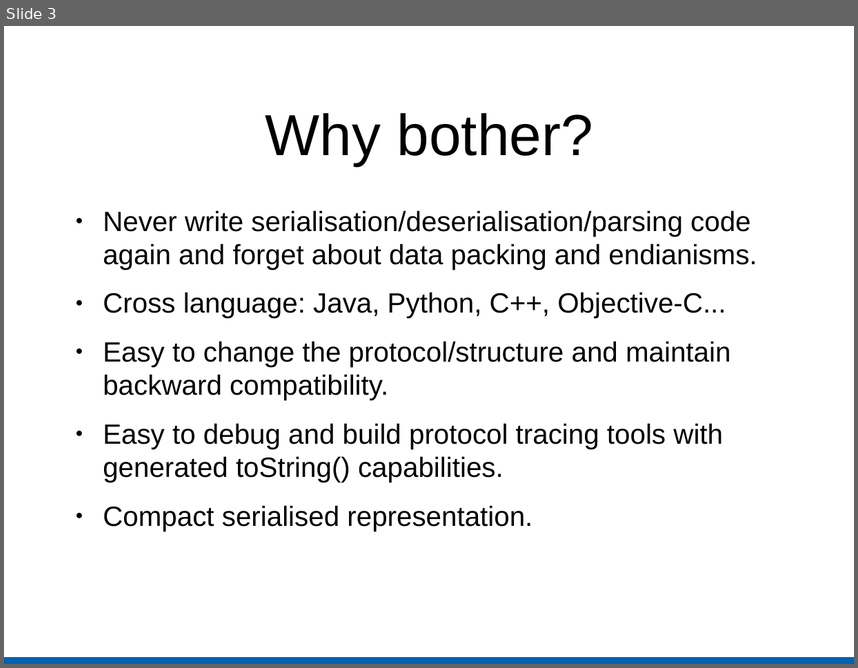
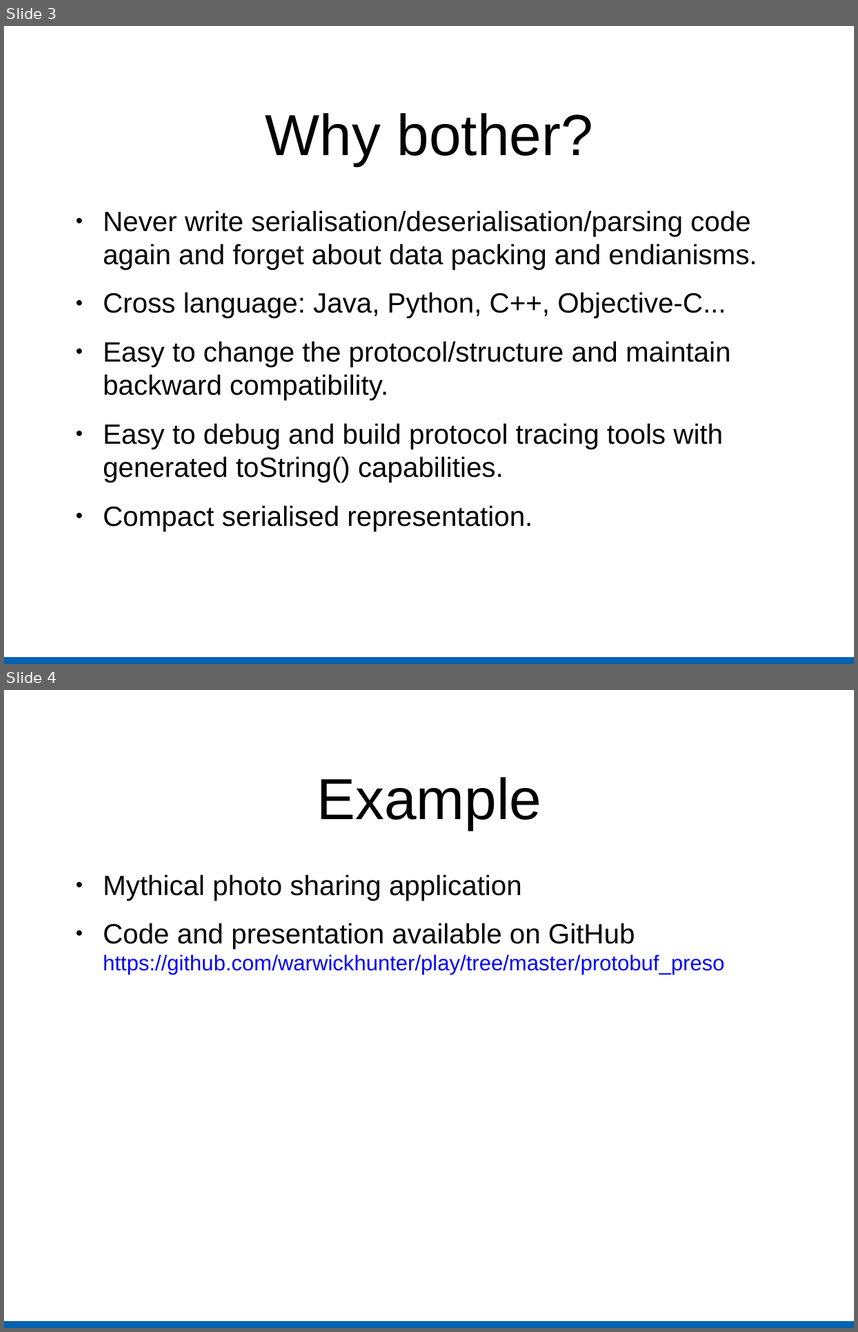
Before and after one commit to warwickhunter/play, a slide deck: protobuf_preso/google_protocol_buffers.odp. Shown one above the other, each under a label of ours: slide 3 before the commit, slides 3 and 4 after it. The pictures are 858x668 and 858x1332 pixels, drawn with LibreOffice and Linux fonts; fonts in the diff are those of the drawing. Boxes give left, top, right and bottom in pixels: in the first picture for what was removed or moved away, otherwise in the second. Text is boxed around its words. In the diff, an @@ line names an element or a change of style, - is before the commit and + after.

```diff
--- a/protobuf_preso/google_protocol_buffers.odp
+++ b/protobuf_preso/google_protocol_buffers.odp
@@ slide 4 added at <box>4,690,854,1328</box>, background #FFFFFF; not listed: 1 template element that a slide beside it also shows @@
@@ title added at <box>317,777,542,829</box>, 54 pt, text #000000 @@
+Example
@@ text added at <box>103,874,724,975</box>, 26 pt, text #000000 @@
+● Mythical photo sharing application
+● Code and presentation available on GitHub
+  https://github.com/warwickhunter/play/tree/master/protobuf_preso
```
Also in this commit, not shown: 1 slide changed, 5 other slides added, 1 slide removed, 3 other files.
